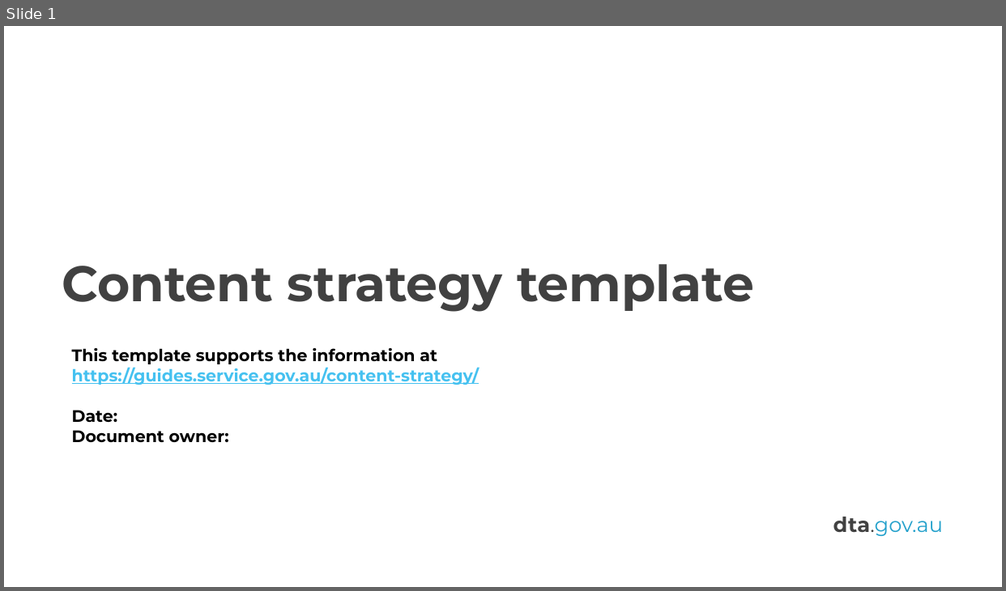
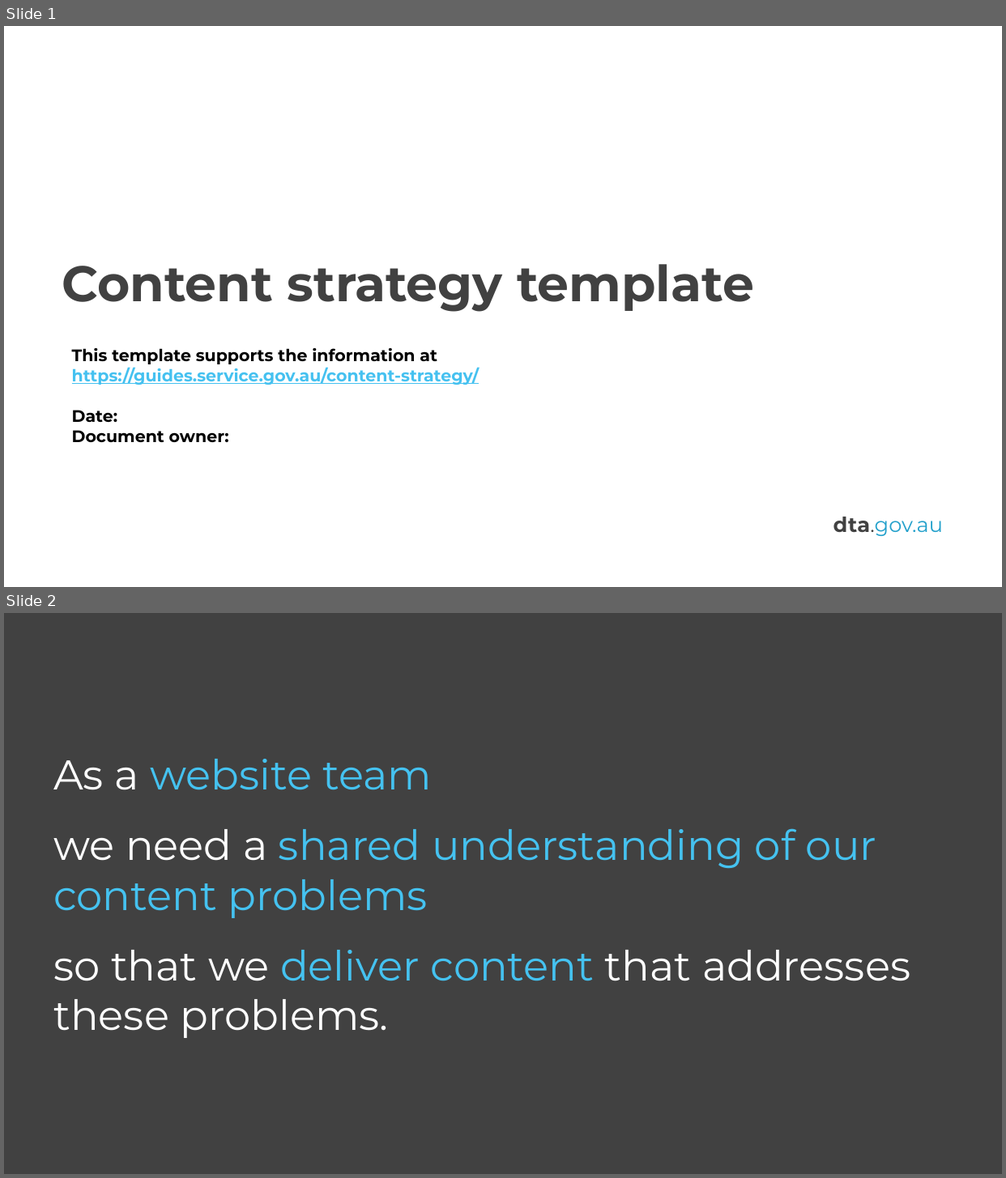
Before and after one commit to govau/service-manual, a slide deck: assets/files/content-strategy/content-strategy-template.pptx. Shown one above the other, each under a label of ours: slide 1 before the commit, slides 1 and 2 after it. The pictures are 1006x591 and 1006x1178 pixels, drawn with LibreOffice and Linux fonts; fonts in the diff are those of the drawing; background and template pictures are left out. Boxes give left, top, right and bottom in pixels: in the first picture for what was removed or moved away, otherwise in the second. Text is boxed around its words. In the diff, an @@ line names an element or a change of style, - is before the commit and + after.

Commit message:
Editorial QA - content strategy template (the template asset file)

```diff
--- a/assets/files/content-strategy/content-strategy-template.pptx
+++ b/assets/files/content-strategy/content-strategy-template.pptx
@@ slide 2 added at bbox=[4, 613, 1002, 1174], background #414141 @@
@@ title added at bbox=[53, 759, 910, 1038], 60 pt, text #45C2F0 @@
+As a website team
+we need a shared understanding of our content problems
+so that we deliver content that addresses these problems.
```
Also in this commit, not shown: 12 slides changed, 5 other slides added, 4 other files.
